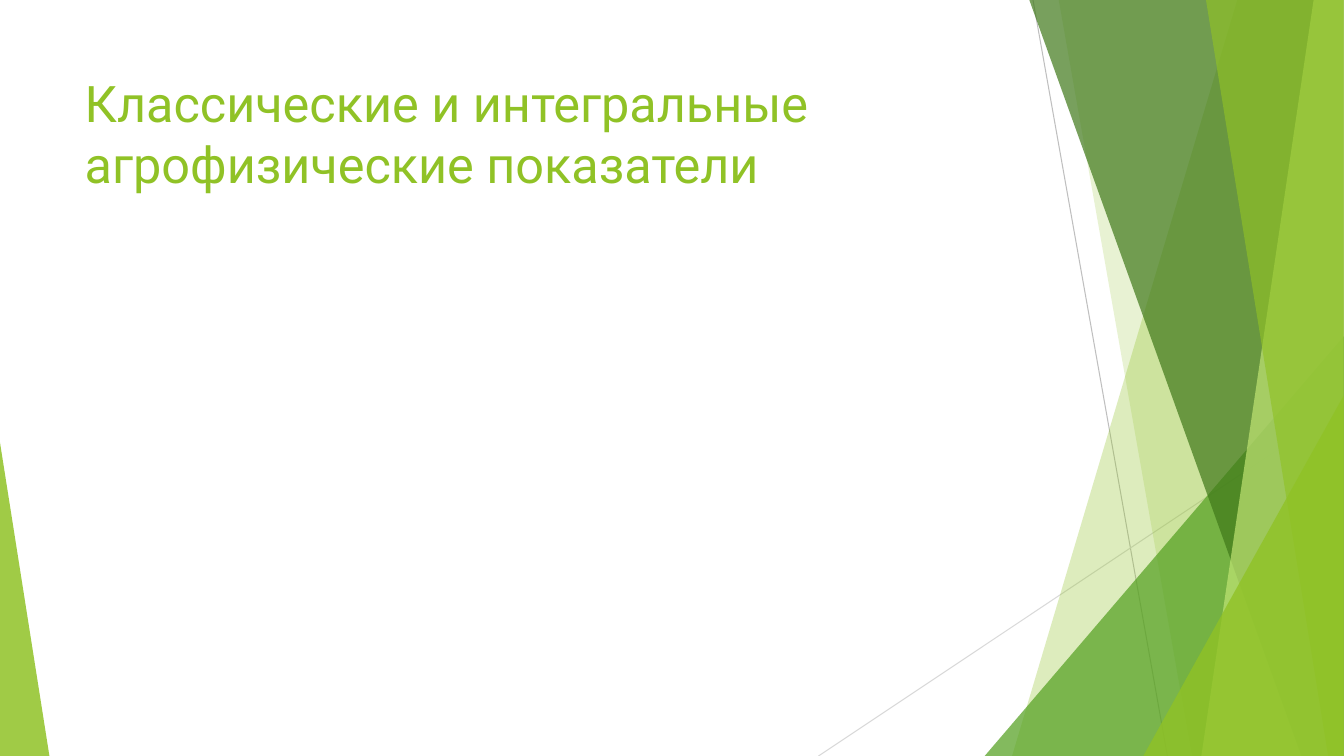
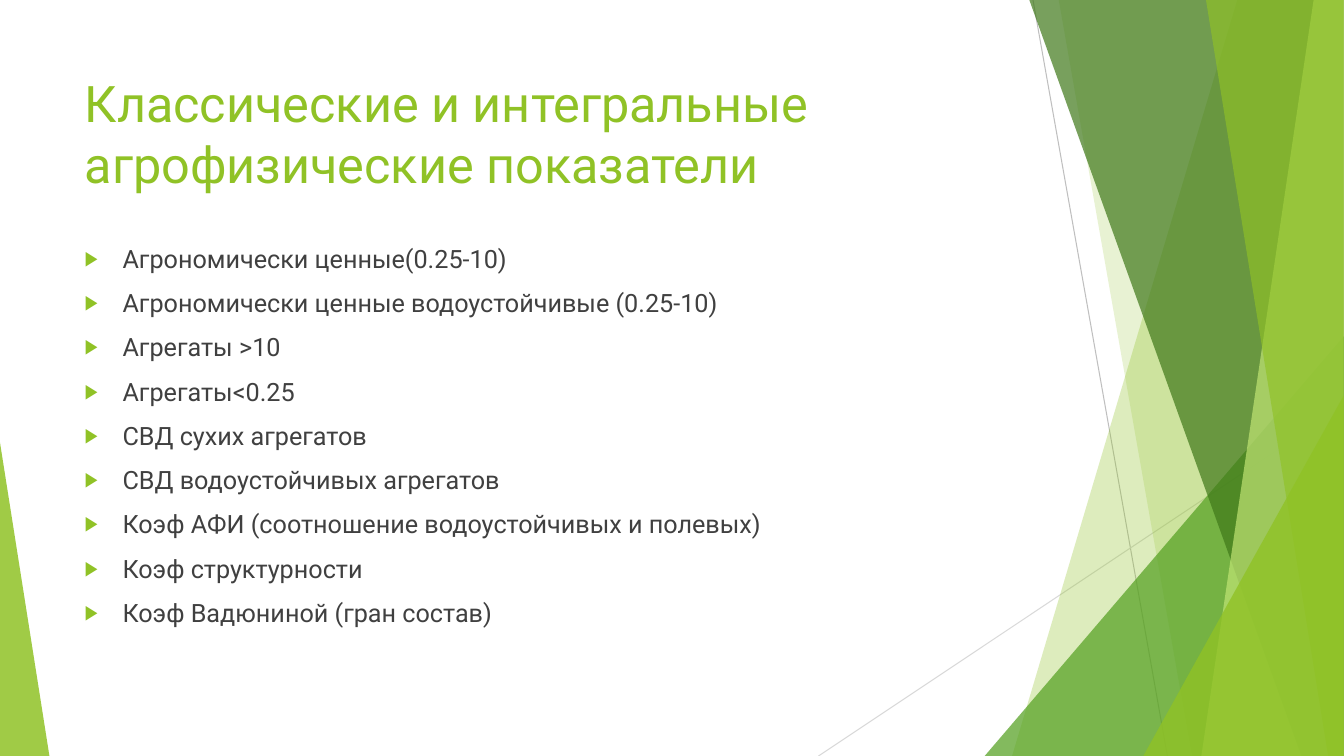
Before and after one commit to hukitoc94/total_archangelskiy, a slide deck: slide 28 of field_scale/field_data/Отчет за 3 года полевых исследований .pptx. Drawn at 1344x756 pixels with LibreOffice and Linux fonts; fonts in the diff are those of the drawing. Boxes give left, top, right and bottom in pixels: in the first picture for what was removed or moved away, otherwise in the second. Text is boxed around its words. In the diff, an @@ line names an element or a change of style, - is before the commit and + after.

```diff
--- a/field_scale/field_data/Отчет за 3 года полевых исследований .pptx
+++ b/field_scale/field_data/Отчет за 3 года полевых исследований .pptx
@@ text added at (123,248,761,628), 18 pt, text #404040 @@
+▶ Агрономически ценные(0.25-10)
+▶ Агрономически ценные водоустойчивые (0.25-10)
+▶ Агрегаты >10
+▶ Агрегаты<0.25
+▶ СВД сухих агрегатов
+▶ СВД водоустойчивых агрегатов
+▶ Коэф АФИ (соотношение водоустойчивых и полевых)
+▶ Коэф структурности
+▶ Коэф Вадюниной (гран состав)
```
Also in this commit, not shown: 1 other slide changed, 1 slide added, 1 slide removed, 5 other files.
